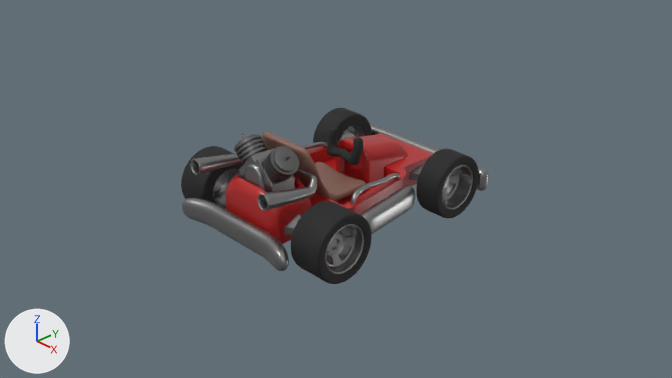
Before and after pictures for a commit that changed the Blender file data/Assets/Models/Kart 1/Kart.blend.
One viewpoint serves both versions: the file's camera 'Camera'. Arrows for +X, +Y and +Z are at lower left; the lights stay in place. Objects named as collision shapes, trigger or cutter boxes, shadow casters or lower levels of detail are left out.

The first picture shows 'Bonnet', 'Chassi', 'Circle', 'Cube.004', 'Cylinder', 'Front Bumper', 'Front Bumper.002', 'Front Suspension', 'Rear Bumper', 'Seat', 'Vert', 'W_FL', 'W_FR', 'W_RL', 'W_RR'.
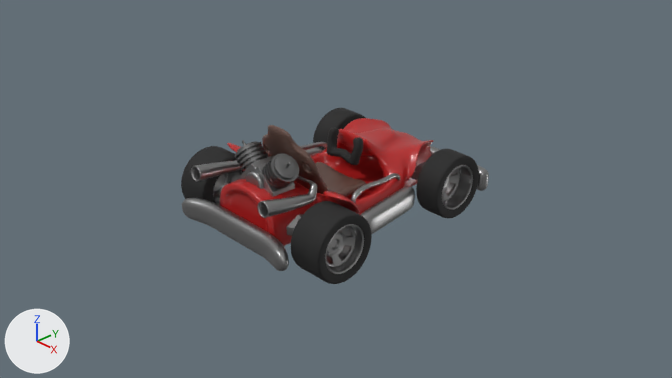
The change, as JSON lines over the scene's bpy script:
```json
{"op": "set", "path": "mat_mat_seat.base_color", "old": "(0.236, 0.122, 0.0937)", "new": "(0.116, 0.0617, 0.048)", "note": "brown #856256 -> brown #60463e"}
{"block": "me_cube_003", "where": "me_cube_003.from_pydata(...)  # 12 vertices, 10 faces; spans x -0.714..-0.474, y -0.204..0.204, z -0.05..0.088"}
{"block": "me_cube_003", "where": "# used by ob_front_suspension; location = (0.0, 1.0, 0.005)"}
{"block": "me_cube_003", "change": "me_cube_003 part 1: the whole mesh is scaled about its middle by (1.54, 1, 1), then moved by (0.065, 0.0, 0.0)"}
{"block": "me_cube_006", "where": "# used by ob_seat; location = (0.005, -0.669, 0.319); rotation_euler = (0.427, 0.0, 0.0), in degrees (24, 0, 0)"}
{"op": "remove", "block": "me_cube_006", "code": "me_cube_006.from_pydata(...)  # 72 vertices, 60 faces; spans x -0.463..0.0, y -0.005..0.707, z -0.638..0.542"}
{"op": "add", "block": "me_cube_006", "code": "me_cube_006.from_pydata(...)  # 116 vertices, 102 faces; spans x -0.472..0.0, y -0.005..0.707, z -0.638..0.708"}
{"block": "me_cube_006", "change": "me_cube_006 part 2"}
{"block": "me_cube_006", "change": "13 vertices are removed from x -0.463..-0.164, y -0.002..0.165, z -0.307..0.533"}
{"block": "me_cube_006", "change": "33 faces are deleted"}
{"block": "me_cube_006", "change": "5 vertices move from x -0.417..0.0, y -0.002..0.124, z 0.251..0.477 to x -0.304..0.0, y -0.005..0.078, z 0.181..0.477"}
{"block": "me_cube_006", "change": "57 vertices are added at x -0.472..0.0, y -0.005..0.175, z -0.312..0.708"}
{"block": "me_cube_006", "change": "75 new faces join them"}
{"op": "add", "block": "me_cube_004", "code": ["me_cube_004 = bpy.data.meshes.new('Cube.004')", "me_cube_004.from_pydata(...)  # 157 vertices, 139 faces; spans x -1.07..0.0, y -1.38..1.47, z -0.21..0.68", "me_cube_004.polygons.foreach_set('use_smooth', [True] * 139)", "me_cube_004.materials.append(mat_mat_car)  # red #b42121"]}
{"op": "remove", "block": "ob_chassi", "code": ["ob_chassi = bpy.data.objects.new('Chassi', me_cube_001)", "ob_chassi.location = (0.0, 0.0, 0.0)", "_m = ob_chassi.modifiers.new('Mirror', 'MIRROR')", "_m.use_clip = True"]}
{"op": "remove", "block": "ob_bonnet", "code": ["ob_bonnet = bpy.data.objects.new('Bonnet', me_cube_005)", "ob_bonnet.location = (0.005, 0.53, 0.297)", "ob_bonnet.scale = (0.284, 0.284, 0.284)"]}
{"block": "ob_seat", "where": "_m = ob_seat.modifiers.new('Subdivision', 'SUBSURF')"}
{"op": "add", "block": "ob_seat", "code": "_m.levels = 2"}
{"op": "set", "path": "ob_vert.location", "old": "(0.0, -1.655, -1.339)", "new": "(0.0, -1.655, -1.423)"}
{"op": "set", "path": "ob_cylinder.location", "old": "(0.005, -1.054, 0.69)", "new": "(0.005, -1.054, 0.604)"}
{"op": "set", "path": "ob_cube_004.location", "old": "(0.005, -1.054, 0.69)", "new": "(0.005, -1.054, 0.604)"}
{"op": "set", "path": "ob_circle.location", "old": "(0.005, -1.257, 0.516)", "new": "(0.005, -1.257, 0.43)"}
{"op": "add", "block": "ob_cube", "code": ["ob_cube = bpy.data.objects.new('Cube', me_cube_004)", "ob_cube.location = (-0.001, -0.003, -0.005)", "_m = ob_cube.modifiers.new('Mirror', 'MIRROR')", "_m.use_clip = True", "_m.merge_threshold = 0.01", "_m = ob_cube.modifiers.new('Subdivision', 'SUBSURF')"]}
```

What differs and where, as boxes [x1, y1, x2, y2] in the pictures (672 x 378 px):
```json
{"object": "Cube", "change": "added", "after": [220, 118, 434, 246], "on screen": "red"}
{"object": "Chassi", "change": "deleted", "before": [225, 133, 433, 244], "on screen": "red"}
{"object": "Seat", "change": "recoloured, reshaped, modifiers changed", "before": [262, 131, 366, 201], "after": [262, 125, 366, 197]}
{"object": "Vert", "change": "moved", "before": [190, 154, 317, 211], "after": [191, 160, 317, 218]}
{"object": "Cylinder", "change": "moved", "before": [234, 133, 299, 181], "after": [234, 140, 299, 189]}
{"object": "Bonnet", "change": "deleted", "before": [335, 135, 408, 184], "on screen": "red"}
{"object": "Cube.004", "change": "moved", "before": [239, 148, 295, 193], "after": [240, 155, 295, 197]}
{"object": "Circle", "change": "moved", "before": [245, 164, 265, 191], "after": [246, 171, 264, 189]}
{"object": "Front Suspension", "change": "mesh rescaled", "before": [409, 165, 424, 181], "after": [411, 162, 426, 180]}
{"part": 2, "of": "me_cube_006", "change": "built on", "before": [262, 131, 339, 201], "after": [262, 125, 329, 191]}
```
